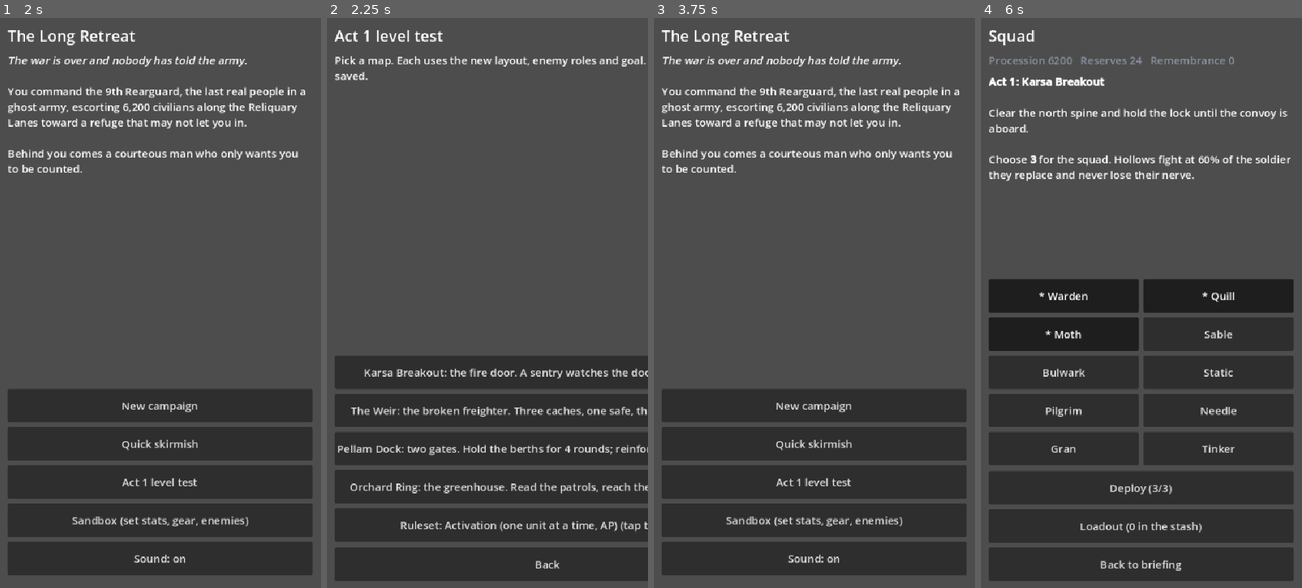
Above: before the commit, frames 1-4 (left to right).
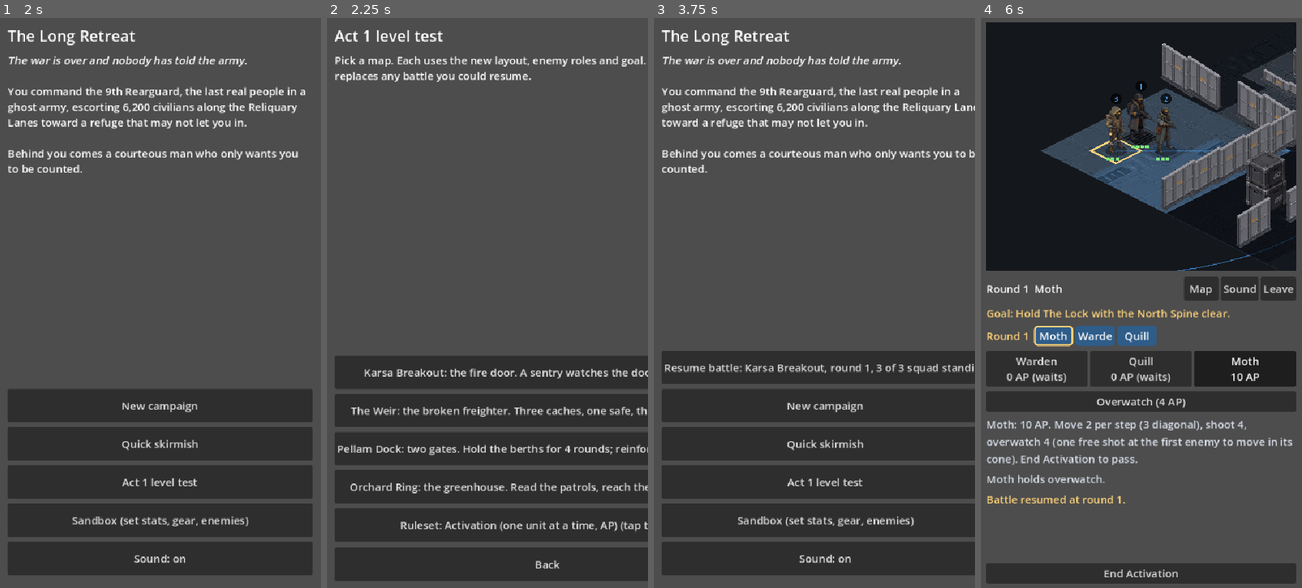
Above: after the commit, the same moments.

Repository: kavemankai/RetreatGame-Initiative
Game: Godot game, scene res://view/campaign.tscn
Same seed, same stepped clock (60 frames per second), same inputs: the game is played once before the commit and once after it.
Inputs (mouse positions are in pixels of both pictures, inside the frame that each line leads up to):
- Up to frame 1 (2 s): click "Quick skirmish" at 0.5 s; click "Menu" at 1.25 s
- Up to frame 2 (2.25 s): click "Act 1 level test" at 2 s
- Up to frame 3 (3.75 s): click "Karsa Breakout: the fire door…" at 2.75 s; click "Leave" at 3.5 s
- Up to frame 4 (6 s): click (1151, 365) at 4.25 s, where only the run after the commit has a clickable "Resume battle: Karsa Breakout…"; click (1141, 405) at 5 s, where only the run before the commit has a clickable "New campaign"; click (1141, 559) at 5.75 s, where only the run before the commit has a clickable "Choose squad"

Frame 1 is identical in both runs. In frame 2, 0.5% of the frame differs, in the area x 2-64%, y 9-12%; in frame 3, 8.2%; in frame 4, 72%, in the area x 1-99%, y 0-100%.

Commit message:
feat: battle autosave and Resume battle button (ResumeStore)

Diff:
--- a/retreat-sim/game/activation_match.gd
+++ b/retreat-sim/game/activation_match.gd
@@ -41,6 +41,14 @@
 		if u.alive and u.team == ai_team and u.watch_dir != Vector2i.ZERO:
 			cs.overwatch[id] = u.watch_dir  # sentries are already looking down their lane
 	ActivationScheduler.start(cs)
+	opening_beats = _run_enemy_activations()
+	_sync()
+
+
+## Picks up a restored encounter (CombatSave) instead of starting one. If the save was taken on an
+## enemy unit's activation, those activations are played now so a merc is up; they come back in
+## opening_beats like at the start of a fight.
+func resume() -> void:
 	opening_beats = _run_enemy_activations()
 	_sync()
 
--- a/retreat-sim/game/combat_save.gd
+++ b/retreat-sim/game/combat_save.gd
@@ -31,7 +31,7 @@
 		"activations": _pairs(cs.activations), "ap": _pairs(cs.ap), "overwatch": _tile_pairs(cs.overwatch),
 		"suppressed": _keys(cs.suppressed), "broken": _keys(cs.broken), "fired": _keys(cs.fired),
 		"max_ap": cs.config.max_ap, "overwatch_cost": cs.config.overwatch_cost, "objective": [cs.objective.x, cs.objective.y],
-		"assignments": assign, "goal": cs.goal.progress() if cs.goal != null else {}, "reinforcements": waiting, "notices": cs.notices.duplicate()}
+		"assignments": assign, "theme": cs.theme, "goal": cs.goal.progress() if cs.goal != null else {}, "reinforcements": waiting, "notices": cs.notices.duplicate()}
 
 
 ## Rebuilds the encounter. `grid` is the map's grid and `goal` the mission's fresh goal (or null).
@@ -81,6 +81,7 @@
 	cs.objective = Vector2i(int(obj[0]), int(obj[1]))
 	for p: Array in d["assignments"]:
 		cs.assignments[int(p[0])] = String(p[1])
+	cs.theme = String(d.get("theme", cs.theme))
 	cs.profiles = SimAIProfile.load_file(SimMatch.PROFILE_FILE)["profiles"]
 	cs.goal = goal
 	if goal != null:
--- /dev/null
+++ b/retreat-sim/game/resume_store.gd
@@ -0,0 +1,129 @@
+class_name ResumeStore
+extends RefCounted
+## The one autosave slot for a battle in progress, in the usual mobile-tactics way: written after
+## every committed action and whenever the app is paused, never edited by hand, no undo (so it
+## cannot be used to reload out of a bad shot), offered as "Resume battle" on the main menu, and
+## gone as soon as the fight ends. Starting another battle replaces it. A save that cannot be
+## trusted (garbage, another version, an unknown mission, a broken state) is discarded and never
+## offered.
+##
+## The file holds {"meta": {kind, mission_id, label}, "combat": CombatSave}. The map and goal are
+## rebuilt from the meta (the sandbox map, or the mission), not stored.
+
+const PATH := "user://combat_resume.json"
+const KIND_SANDBOX := "sandbox"
+const KIND_LEVEL_TEST := "level_test"
+
+
+## Writes the slot. A finished fight is never saved (and clears the slot). Returns true if written.
+static func save(cs: CombatState, meta: Dictionary, path: String = PATH) -> bool:
+	if cs.is_over():
+		clear(path)
+		return false
+	var m := meta.duplicate()
+	m["label"] = label_for(cs, m)
+	var f := FileAccess.open(path, FileAccess.WRITE)
+	if f == null:
+		push_error("ResumeStore: cannot write %s (error %d)" % [path, FileAccess.get_open_error()])
+		return false
+	f.store_string(JSON.stringify({"meta": m, "combat": CombatSave.to_dict(cs)}))
+	return true
+
+
+## The slot's meta ({kind, mission_id, label}) if there is a plausible save, else {}. Cheap: it
+## does not rebuild anything, so the menu can call it every time it opens.
+static func peek(path: String = PATH) -> Dictionary:
+	var d := _read(path)
+	if d.is_empty() or not d.get("meta") is Dictionary or not d.get("combat") is Dictionary:
+		return {}
+	if int((d["combat"] as Dictionary).get("version", -1)) != CombatSave.VERSION:
+		return {}
+	return d["meta"]
+
+
+## Rebuilds the battle: {"cs", "match", "campaign", "meta"} for the screen, or {} (and the slot is
+## cleared) if it cannot be trusted.
+static func load_battle(story: Dictionary, path: String = PATH) -> Dictionary:
+	var meta := peek(path)
+	if meta.is_empty():
+		clear(path)
+		return {}
+	var rebuilt := _rebuild(story, meta)
+	if rebuilt.is_empty():
+		clear(path)
+		return {}
+	var m: SimMatch = rebuilt["match"]
+	var cs := CombatSave.from_dict(_read(path)["combat"], m.state.grid, m.goal)
+	if cs == null:
+		clear(path)
+		return {}
+	return {"cs": cs, "match": m, "campaign": rebuilt["campaign"], "meta": meta}
+
+
+## Puts a loaded battle into Session for the battle screen to pick up (the same way the menu does
+## it). Returns false, with the slot cleared, if the save could not be used.
+static func enter_session(story: Dictionary) -> bool:
+	var loaded := load_battle(story)
+	if loaded.is_empty():
+		return false
+	var meta: Dictionary = loaded["meta"]
+	Session.reset()
+	Session.ruleset = "activation"
+	Session.level_test = true
+	Session.sandbox = meta.get("kind") == KIND_SANDBOX
+	Session.campaign = loaded["campaign"]
+	Session.mission_id = Sandbox.MAP if Session.sandbox else String(meta.get("mission_id", ""))
+	Session.current_match = loaded["match"]
+	Session.resume_cs = loaded["cs"]
+	return true
+
+
+static func exists(path: String = PATH) -> bool:
+	return FileAccess.file_exists(path)
+
+
+static func clear(path: String = PATH) -> void:
+	if FileAccess.file_exists(path):
+		DirAccess.remove_absolute(ProjectSettings.globalize_path(path))
+
+
+## What the menu button says. It names the battle and the squad's state only; nothing about
+## enemies the squad has not seen.
+static func label_for(cs: CombatState, meta: Dictionary) -> String:
+	var alive := 0
+	var total := 0
+	for id in cs.sim.units:
+		var u: SimUnit = cs.sim.units[id]
+		if u.team == cs.player_team:
+			total += 1
+			alive += int(u.alive)
+	var name := "Sandbox" if meta.get("kind") == KIND_SANDBOX else String(meta.get("mission_id", "")).replace("_", " ").capitalize()
+	return "%s, round %d, %d of %d squad standing" % [name, cs.round_no, alive, total]
+
+
+static func _read(path: String) -> Dictionary:
+	if not FileAccess.file_exists(path):
+		return {}
+	var parsed: Variant = JSON.parse_string(FileAccess.get_file_as_string(path))
+	return parsed if parsed is Dictionary else {}
+
+
+## The match (for its grid and a fresh goal) and the throwaway campaign the screen's names come from.
+static func _rebuild(story: Dictionary, meta: Dictionary) -> Dictionary:
+	var campaign := Campaign.new_game(story)
+	match meta.get("kind"):
+		KIND_SANDBOX:
+			var map := MapData.load_file(Sandbox.MAP)
+			if map == null:
+				return {}
+			var m := SimMatch.new(map.build_state())
+			m.theme = map.theme
+			return {"match": m, "campaign": campaign}
+		KIND_LEVEL_TEST:
+			var id := String(meta.get("mission_id", ""))
+			var card: Dictionary = campaign.mission_or_card(id)
+			if card.is_empty():
+				return {}
+			var slots: Array = campaign.available_slots().slice(0, int(card["squad_size"]))
+			return {"match": MissionBuilder.build(campaign, id, slots), "campaign": campaign}
+	return {}
--- a/retreat-sim/game/session.gd
+++ b/retreat-sim/game/session.gd
@@ -21,6 +21,8 @@
 ## Playing the sandbox: leaving returns to its setup screen. The config outlives reset() so edits stick.
 static var sandbox := false
 static var sandbox_cfg: Dictionary = {}
+## A battle restored from the autosave (ResumeStore), waiting for the battle screen to pick it up.
+static var resume_cs: CombatState
 ## Set when a campaign match ends; the campaign screen applies it once.
 static var pending_outcome: Dictionary = {}
 
@@ -46,4 +48,5 @@
 	level_test = false
 	ruleset = "activation"
 	sandbox = false
+	resume_cs = null
 	pending_outcome = {}
--- a/retreat-sim/tests/test_combat_save.gd
+++ b/retreat-sim/tests/test_combat_save.gd
@@ -164,3 +164,82 @@
 	var am := ActivationMatch.new(cs)
 	am.route_preview(id, Vector2i(6, 6))
 	check(CombatSave.to_json(cs) == before, "previews, problem() and route_preview left no trace")
+
+
+func test_the_resume_store_peeks_loads_continues_and_clears() -> void:
+	var path := "user://resume_test.json"
+	ResumeStore.clear(path)
+	check(ResumeStore.peek(path).is_empty(), "no save: nothing to resume")
+	var cs := sandbox_cs(4)
+	play(cs, new_ais(cs), at_boundary(15))
+	check(ResumeStore.save(cs, {"kind": ResumeStore.KIND_SANDBOX}, path), "saved mid-fight")
+	var meta := ResumeStore.peek(path)
+	var label := String(meta.get("label", ""))
+	check(meta.get("kind") == "sandbox" and label.contains("round %d" % cs.round_no) and label.contains("squad"), "the label says what it is: '%s'" % label)
+	check(not label.to_lower().contains("enemy"), "and gives nothing away about unseen enemies")
+	var loaded := ResumeStore.load_battle(story, path)
+	check(not loaded.is_empty() and loaded["campaign"] != null and loaded["match"] != null, "it loads with a campaign and a match for the screen")
+	if loaded.is_empty():
+		return
+	var back: CombatState = loaded["cs"]
+	check(CombatSave.to_json(back) == CombatSave.to_json(cs), "the state is exactly the saved one")
+	play(cs, new_ais(cs))
+	play(back, new_ais(back))
+	check(final_signature(cs) == final_signature(back), "the resumed battle ends exactly as the original does")
+	check(not ResumeStore.save(back, {"kind": ResumeStore.KIND_SANDBOX}, path) and ResumeStore.peek(path).is_empty(), "a finished fight is never saved, and its old save is cleared")
+
+
+func test_a_level_test_resume_rebuilds_the_mission_and_its_goal() -> void:
+	var path := "user://resume_test.json"
+	var campaign := Campaign.new_game(story)
+	var card: Dictionary = campaign.mission_or_card("pellam_dock")
+	var slots: Array = campaign.available_slots().slice(0, int(card["squad_size"]))
+	var cs := prepared(CombatState.from_match(MissionBuilder.build(campaign, "pellam_dock", slots)))
+	play(cs, new_ais(cs), func(c: CombatState, act: CombatAction) -> bool: return act.type == CombatAction.END_TURN and c.goal.rounds_done >= 1 and not c.is_over())
+	check(ResumeStore.save(cs, {"kind": ResumeStore.KIND_LEVEL_TEST, "mission_id": "pellam_dock"}, path), "saved")
+	check(String(ResumeStore.peek(path)["label"]).begins_with("Pellam Dock"), "the label names the mission")
+	var loaded := ResumeStore.load_battle(story, path)
+	check(not loaded.is_empty(), "it loads")
+	if not loaded.is_empty():
+		var back: CombatState = loaded["cs"]
+		check(back.goal != null and back.goal.progress() == cs.goal.progress(), "the goal and its progress are back")
+		play(cs, new_ais(cs))
+		play(back, new_ais(back))
+		check(final_signature(cs) == final_signature(back), "the mission plays out identically")
+	ResumeStore.clear(path)
+
+
+func test_unusable_resume_files_are_discarded_not_offered() -> void:
+	var path := "user://resume_test.json"
+	var write := func(text: String) -> void:
+		var f := FileAccess.open(path, FileAccess.WRITE)
+		f.store_string(text)
+	write.call("garbage")
+	check(ResumeStore.peek(path).is_empty() and ResumeStore.load_battle(story, path).is_empty(), "garbage: no resume offered")
+	check(not FileAccess.file_exists(path), "and the dead file is removed")
+	var cs := sandbox_cs(4)
+	var good := {"meta": {"kind": "sandbox", "label": "x"}, "combat": CombatSave.to_dict(cs)}
+	var old: Dictionary = good.duplicate(true)
+	old["combat"]["version"] = 99
+	write.call(JSON.stringify(old))
+	check(ResumeStore.peek(path).is_empty() and ResumeStore.load_battle(story, path).is_empty(), "another save version: no resume offered")
+	var unknown: Dictionary = good.duplicate(true)
+	unknown["meta"] = {"kind": "level_test", "mission_id": "no_such_mission", "label": "x"}
+	write.call(JSON.stringify(unknown))
+	check(ResumeStore.load_battle(story, path).is_empty() and not FileAccess.file_exists(path), "an unknown mission is discarded")
+	ResumeStore.clear(path)
+
+
+func test_resuming_on_an_enemy_activation_catches_up_to_a_player_unit() -> void:
+	var cs := sandbox_cs(4)
+	play(cs, new_ais(cs), func(c: CombatState, act: CombatAction) -> bool:
+		return act.type == CombatAction.END_TURN and not c.is_over() and (c.sim.units[c.active_id] as SimUnit).team == c.ai_team and c.ledger.size() > 6)
+	check(not cs.is_over() and (cs.sim.units[cs.active_id] as SimUnit).team == cs.ai_team, "setup: saved while an enemy unit is up")
+	var back := CombatSave.from_json(CombatSave.to_json(cs), cs.sim.grid)
+	var am := ActivationMatch.new(back)
+	am.resume()
+	check(am.is_over() or (back.sim.units[am.active_unit()] as SimUnit).team == back.player_team, "after resuming a merc is up (or the fight is over)")
+	check(not am.opening_beats.is_empty(), "the enemy activations it played are returned for the screen")
+	var fresh := ActivationMatch.new(CombatSave.from_json(CombatSave.to_json(sandbox_cs(4)), cs.sim.grid))
+	fresh.resume()
+	check(fresh.turn == 1 and fresh.can_act(fresh.active_unit()) and not fresh.strip().is_empty(), "resuming at a merc's activation changes nothing and the strip works")
--- a/retreat-sim/view/campaign_view.gd
+++ b/retreat-sim/view/campaign_view.gd
@@ -180,16 +180,20 @@
 
 # --- menu -------------------------------------------------------------------------------
 
-func _menu() -> void:
+func _menu(status: String = "") -> void:
 	var tagline := "The war is over and nobody has told the army."
-	var buttons: Array = [{"text": "New campaign", "call": _new_pressed}]
+	var buttons: Array = []
+	var resumable := ResumeStore.peek()
+	if not resumable.is_empty():
+		buttons.append({"text": "Resume battle: %s" % resumable["label"], "call": _resume_battle})
+	buttons.append({"text": "New campaign", "call": _new_pressed})
 	if FileAccess.file_exists(SAVE_PATH):
 		buttons.append({"text": "Continue campaign", "call": _load_campaign})
 	buttons.append({"text": "Quick skirmish", "call": _quick_skirmish})
 	buttons.append({"text": "Act 1 level test", "call": _level_test_menu})
 	buttons.append({"text": "Sandbox (set stats, gear, enemies)", "call": _open_sandbox})
 	buttons.append({"text": "Sound: %s" % ("off" if _sound.settings.muted else "on"), "call": _toggle_sound})
-	_show(_story["world"]["title"], "[i]%s[/i]\n\nYou command t …(198 unchanged characters)… s you to be counted." % tagline, buttons)
+	_show(_story["world"]["title"], "[i]%s[/i]\n\nYou command t …(198 unchanged characters)… s you to be counted." % tagline, buttons, status)
 
 
 const LEVEL_TEST_PITCH := {
@@ -206,12 +210,20 @@
 	for id: String in LEVEL_TEST_PITCH:
 		buttons.append({"text": LEVEL_TEST_PITCH[id], "call": _start_level_test.bind(id)})
 	buttons.append({"text": "Ruleset: %s (tap to switch)" % Session.RULESET_LABEL[Session.ruleset], "call": _toggle_ruleset})
-	_show("Act 1 level test", "Pick a map. Each uses the new layout, enemy roles and goal. Nothing here is saved.", buttons, "", 1, [{"text": "Back", "call": _menu}])
+	_show("Act 1 level test", "Pick a map. Each uses the new layout, enemy roles and goal. Starting one replaces any battle you could resume.", buttons, "", 1, [{"text": "Back", "call": _menu}])
 
 
 func _toggle_ruleset() -> void:
 	Session.ruleset = Session.next_ruleset(Session.ruleset)
 	_level_test_menu()
+
+
+## Picks the battle up exactly where the autosave left it (no undo: it is the last committed action).
+func _resume_battle() -> void:
+	if not ResumeStore.enter_session(_story):
+		_menu("That battle could not be resumed and was discarded.")
+		return
+	get_tree().change_scene_to_file(INITIATIVE_SCENE)
 
 
 func _open_sandbox() -> void:
--- a/retreat-sim/view/initiative_view.gd
+++ b/retreat-sim/view/initiative_view.gd
@@ -32,6 +32,7 @@
 var _overview := false
 var _activation := false      # the activation engine (ActivationMatch) rather than live-AP turns
 var _last_round := 0
+var _resumed := false          # this battle was restored from the autosave
 var _portrait := false
 
 var _board: BoardView
@@ -62,12 +63,21 @@
 		_demo_campaign(String(args["campaign"]))
 	if args.has("ruleset"):
 		Session.ruleset = String(args["ruleset"])
+	if args.has("resume") and Session.current_match == null:
+		ResumeStore.enter_session(StoryData.load_dir("res://data/story")["data"])
 	if Session.current_match == null:
 		get_tree().change_scene_to_file("res://view/campaign.tscn")
 		return
 	_activation = Session.ruleset == "activation"
 	var opening: Array[Dictionary] = []
-	if _activation:
+	if _activation and Session.resume_cs != null:
+		var restored := ActivationMatch.new(Session.resume_cs)
+		Session.resume_cs = null
+		restored.resume()
+		_im = restored
+		_resumed = true
+		opening = restored.opening_beats
+	elif _activation:
 		var am := ActivationMatch.make(Session.current_match)
 		if Session.sandbox:
 			am.cs.config.max_ap = Sandbox.ap_of(Session.sandbox_cfg)
@@ -83,10 +93,14 @@
 	_board.set_level_theme(_im.theme)
 	_sound.set_ambient(_im.theme)
 	_sound.set_music(_act())
-	_log_line("[color=#ffd479]%s[/color]" % ("Round 1." if _activation else "Turn 1: your move."))
+	if _resumed:
+		_log_line("[color=#ffd479]Battle resumed at round %d.[/color]" % _im.turn)
+	else:
+		_log_line("[color=#ffd479]%s[/color]" % ("Round 1." if _activation else "Turn 1: your move."))
 	_last_round = _im.turn
 	_select_active()
 	_refresh()
+	_autosave()
 	if not opening.is_empty():
 		_play(opening, true)
 	if args.has("do"):
@@ -306,6 +320,18 @@
 	_msg.add_theme_color_override("font_color", COL_NEUTRAL if neutral else (COL_OK if ok else COL_BAD))
 
 
+## The one autosave slot (see ResumeStore): after every command and when the app is paused.
+## Only the activation engine's level test and sandbox battles are saved; a finished fight clears it.
+func _autosave() -> void:
+	if _activation and Session.level_test and _im != null:
+		ResumeStore.save((_im as ActivationMatch).cs, {"kind": ResumeStore.KIND_SANDBOX if Session.sandbox else ResumeStore.KIND_LEVEL_TEST, "mission_id": Session.mission_id})
+
+
+func _notification(what: int) -> void:
+	if what == NOTIFICATION_APPLICATION_PAUSED or what == NOTIFICATION_WM_WINDOW_FOCUS_OUT or what == NOTIFICATION_WM_CLOSE_REQUEST:
+		_autosave()
+
+
 ## A short label for the initiative strip.
 func _short_name(id: int) -> String:
 	return _name_of(id).left(5)
@@ -453,6 +479,7 @@
 
 
 func _play(beats: Array[Dictionary], ends_turn: bool = false) -> void:
+	_autosave()  # the command has already been applied to the state
 	_enemy_events = 0
 	_enemy_seen = 0
 	for b in beats:
@@ -573,6 +600,7 @@
 		_title.text = "Turn %d  %s" % [_im.turn, "your move" if _im.active_team == _im.player_team else "enemy"]
 	_banner.visible = _im.is_over()
 	if _im.is_over():
+		ResumeStore.clear()
 		_banner.text = "VICTORY" if _im.winner == _im.player_team else ("DRAW" if _im.winner == SimMatch.DRAW else "DEFEAT")
 		_end_btn.text = "Continue"
 		_end_btn.disabled = false
Not shown, added: retreat-sim/game/resume_store.gd.uid
Not shown, changed: docs/handover.md
